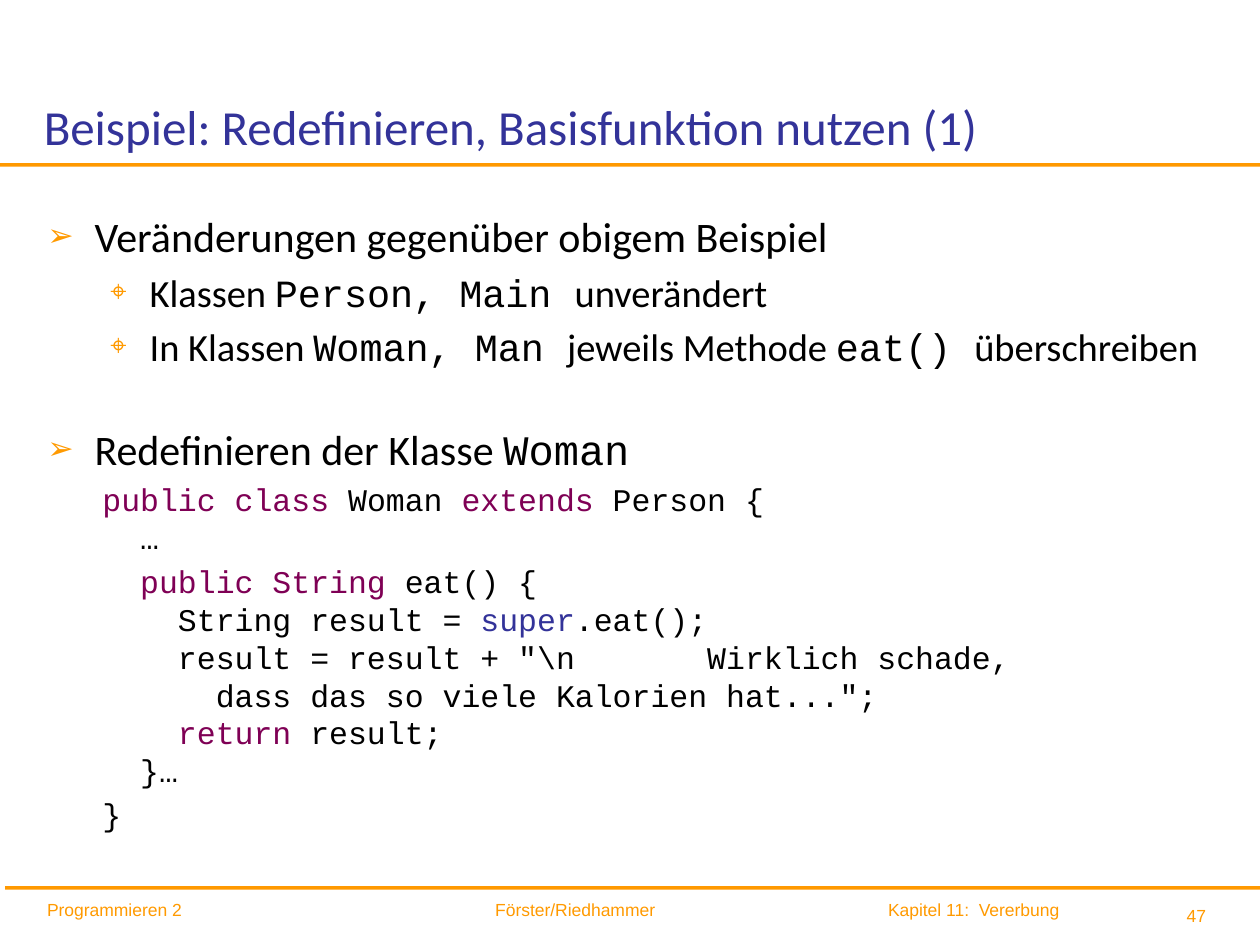
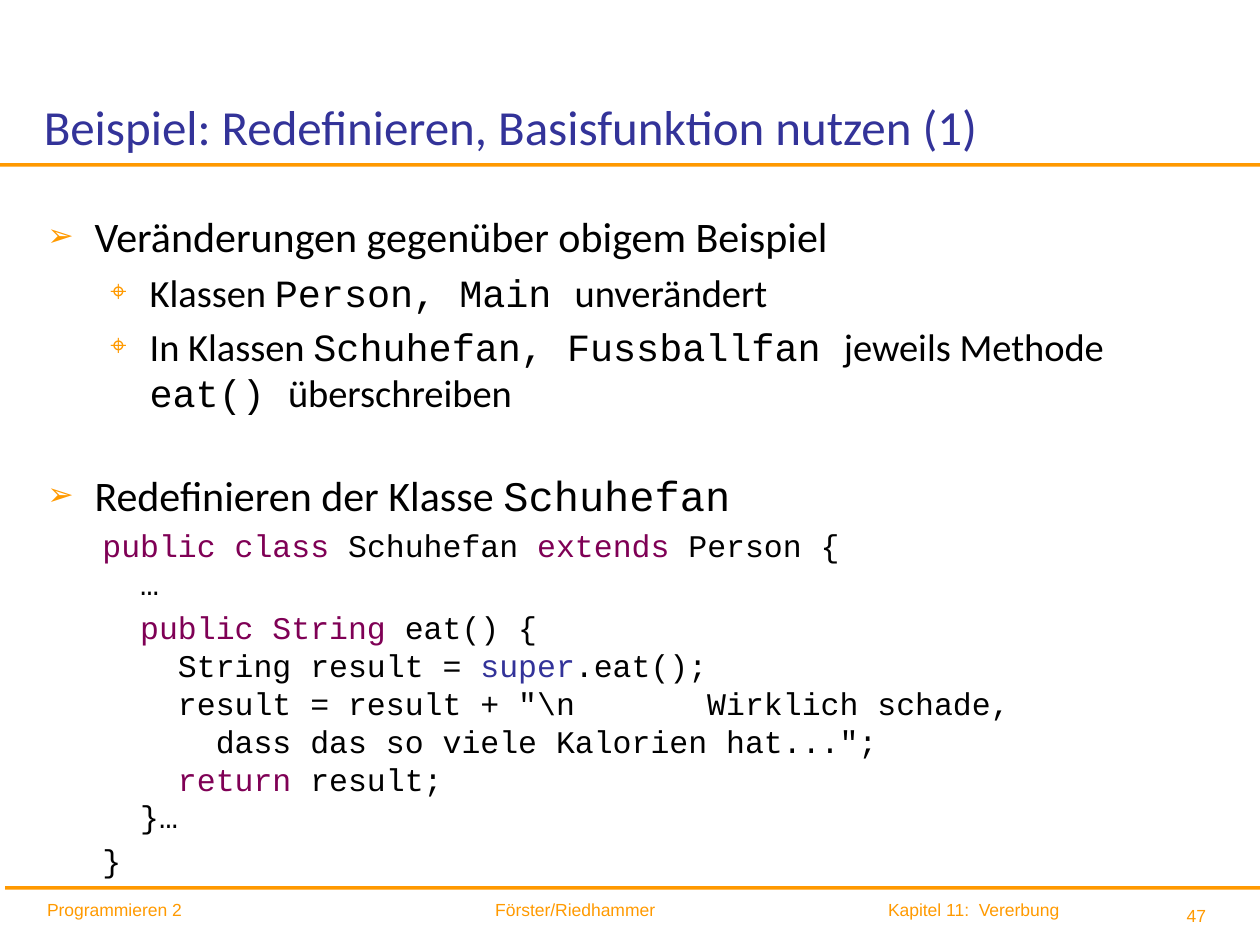
Before and after one commit to ingexue/hsro-wif-oop.github.io, a slide deck: slide 47 of 11-vererbung/vererbung.pptx. Drawn at 1260x945 pixels with LibreOffice and Linux fonts; fonts in the diff are those of the drawing; background and template pictures are left out. Boxes give left, top, right and bottom in pixels: in the first picture for what was removed or moved away, otherwise in the second. Text is boxed around its words. In the diff, an @@ line names an element or a change of style, - is before the commit and + after.

Commit message:
Klassen umbenannt

```diff
--- a/11-vererbung/vererbung.pptx
+++ b/11-vererbung/vererbung.pptx
@@ text at (x1=95, y1=333, x2=1104, y2=564): text changed; font Calibri to Courier New @@
-  ⌖ In Klassen Woman, Man jeweils Methode eat() überschreiben
-➢ Redefinieren der Klasse Woman
-  public class Woman extends Person {
-  …
+  ⌖ In Klassen Schuhefan, Fussballfan jeweils Methode eat() überschreiben
+➢ Redefinieren der Klasse Schuhefan
+  public class Schuhefan extends Person {
+  …
```
Also in this commit, not shown: 29 other slides changed, 2 other files.
